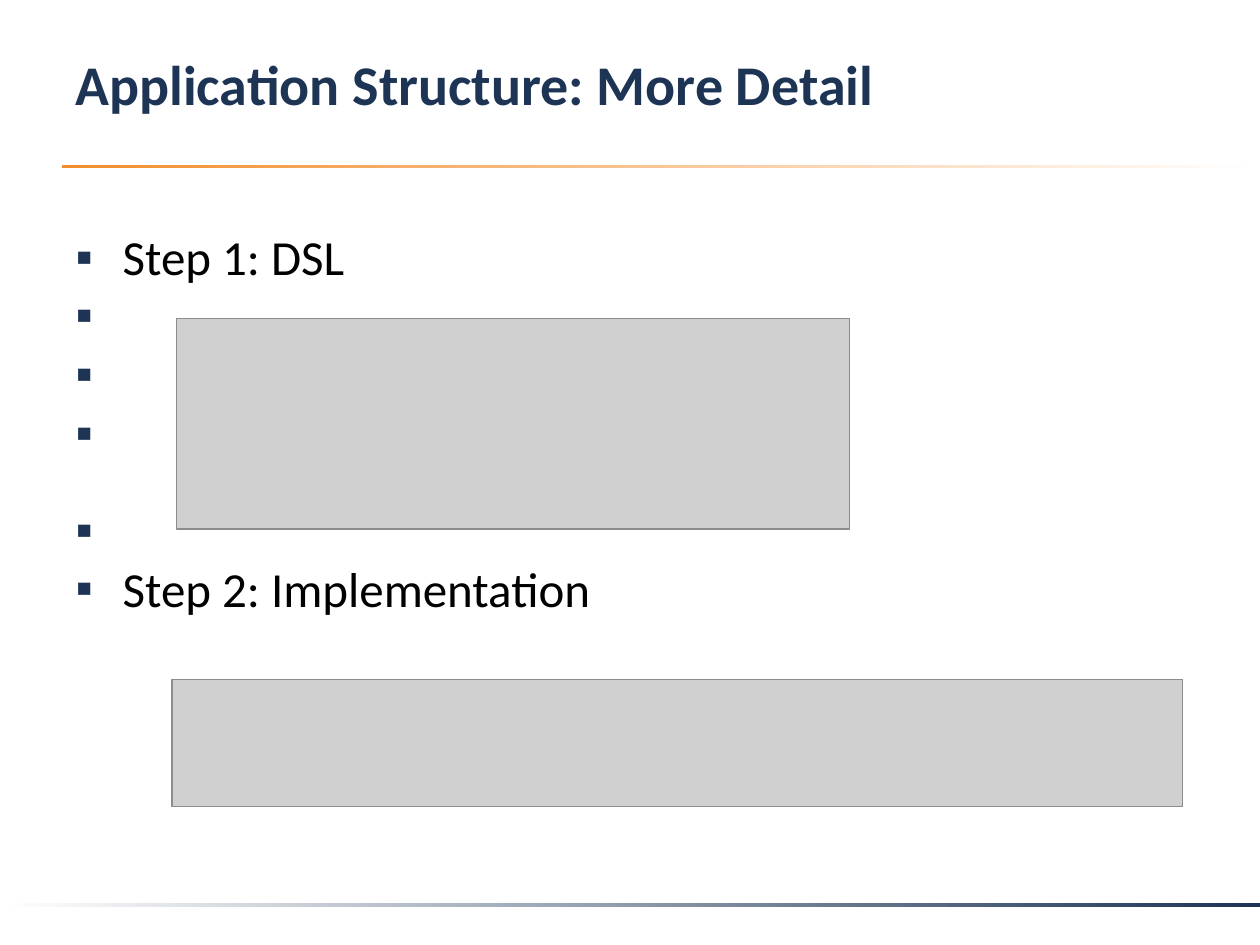
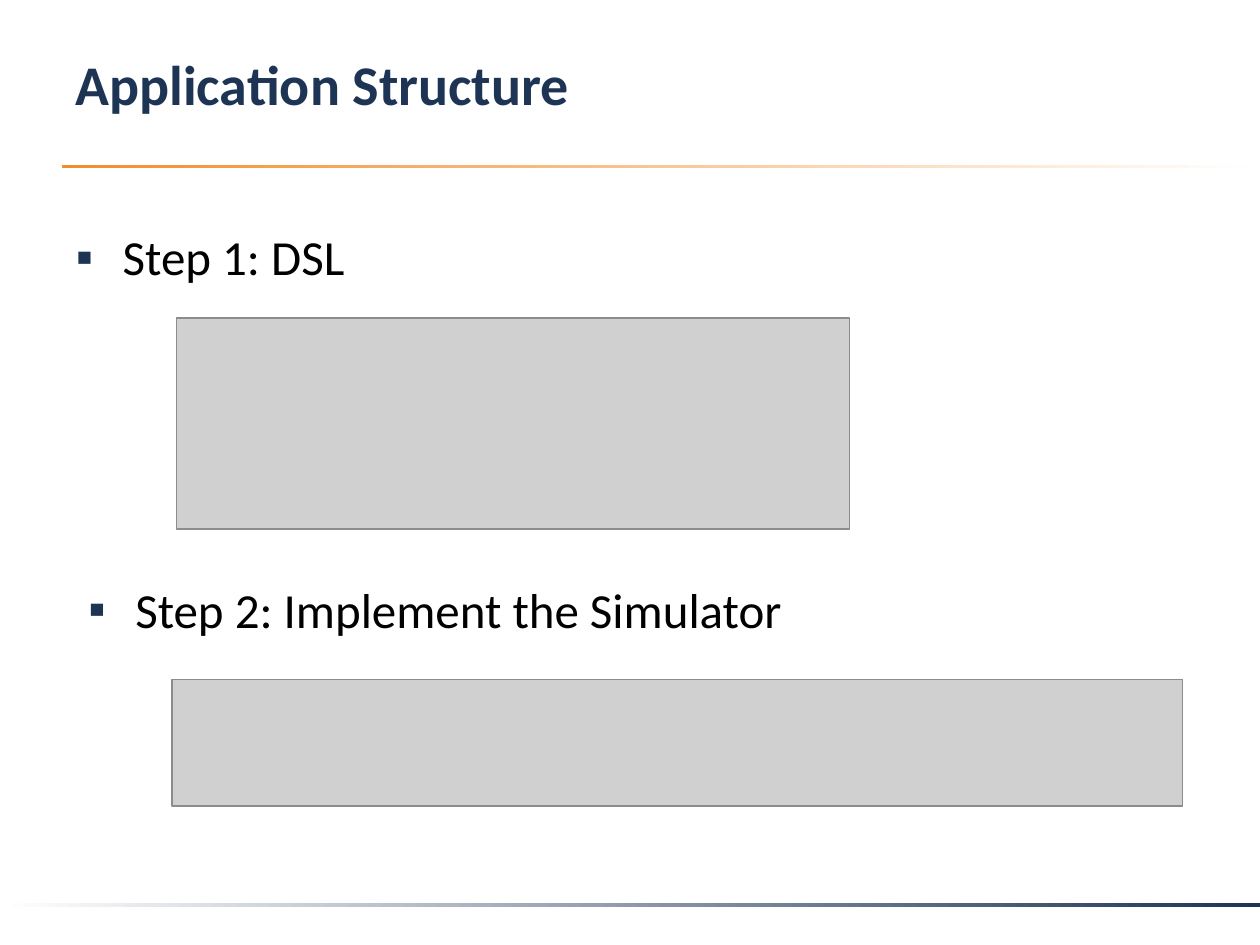
Before and after one commit to angelapopa/PSDSL, a slide deck: slide 4 of FinalProject/DSL_SS2018_FinalProject.pptx (slide 5 before the commit). Drawn at 1260x945 pixels with LibreOffice and Linux fonts; fonts in the diff are those of the drawing; grey boxes stand for pictures; background and template pictures are left out. Boxes give left, top, right and bottom in pixels: in the first picture for what was removed or moved away, otherwise in the second. Text is boxed around its words. In the diff, an @@ line names an element or a change of style, - is before the commit and + after.

```diff
--- a/FinalProject/DSL_SS2018_FinalProject.pptx
+++ b/FinalProject/DSL_SS2018_FinalProject.pptx
@@ text at [75,65,569,114]: text changed @@
-Application Structure: More Detail
+Application Structure
@@ text at [123,573,590,615]: paragraph removed @@
-▪ Step 2: Implementation
@@ text added at [135,594,781,636], 28 pt, text #000000 @@
+▪ Step 2: Implement the Simulator
```
Also in this commit, not shown: 7 other slides changed, 1 slide removed, 1 other file.
